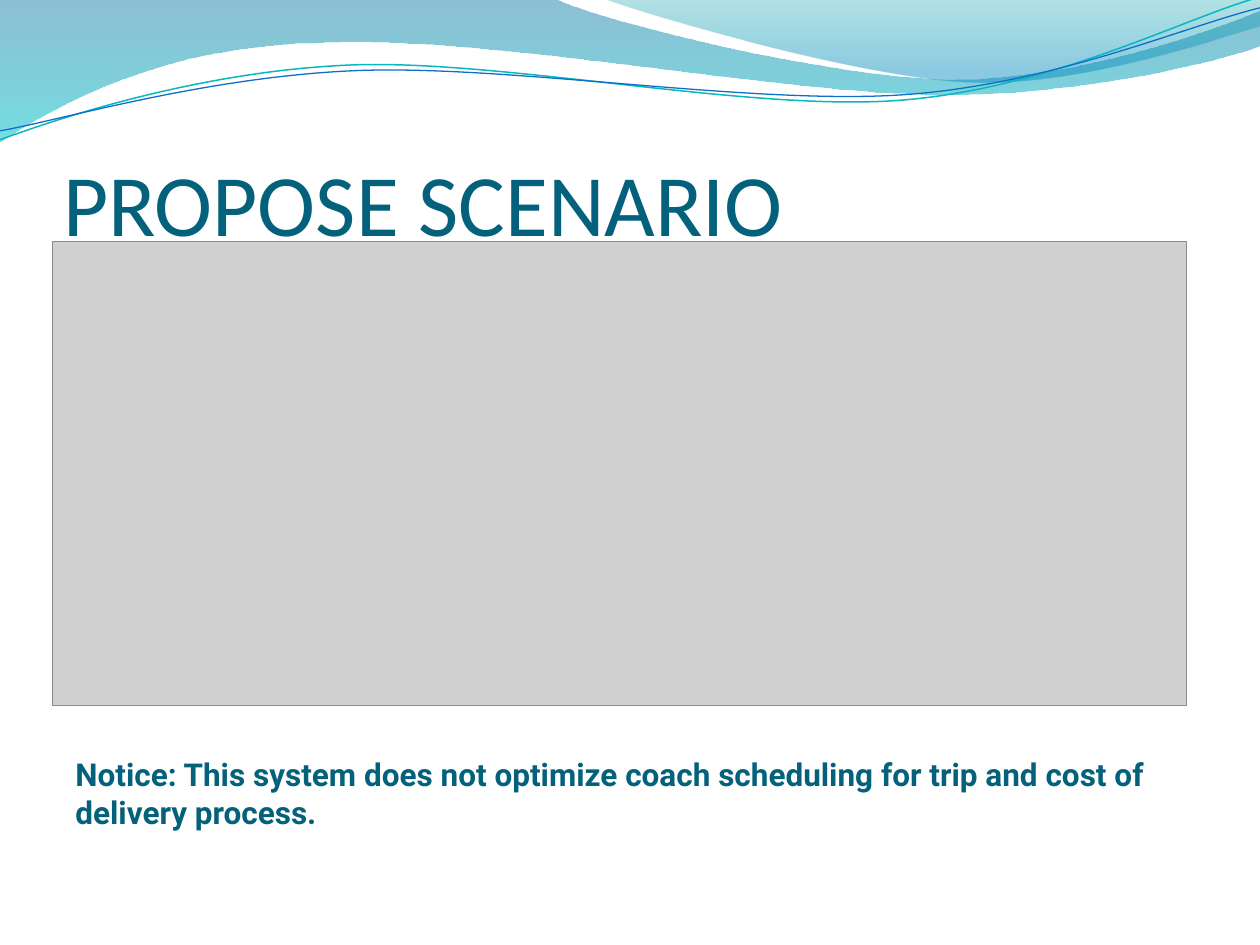
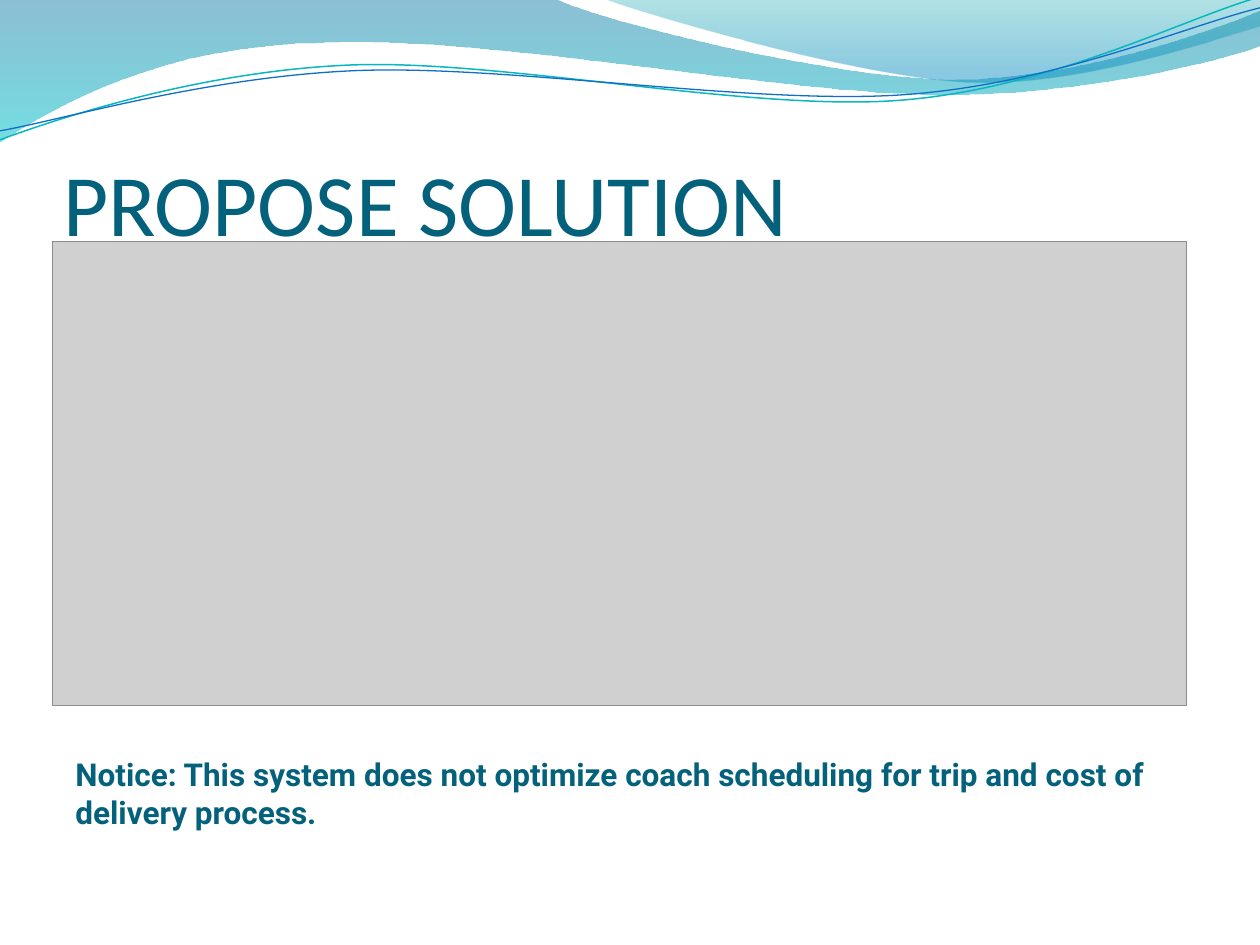
Before and after one commit to longdao2904/capstone-project-teamx, a slide deck: slide 5 of wiki/document/THE i-DELIVER SYSTEM.pptx (slide 7 before the commit). Drawn at 1260x945 pixels with LibreOffice and Linux fonts; fonts in the diff are those of the drawing; grey boxes stand for pictures; background and template pictures are left out. Boxes give left, top, right and bottom in pixels: in the first picture for what was removed or moved away, otherwise in the second. Text is boxed around its words. In the diff, an @@ line names an element or a change of style, - is before the commit and + after.

```diff
--- a/wiki/document/THE i-DELIVER SYSTEM.pptx
+++ b/wiki/document/THE i-DELIVER SYSTEM.pptx
@@ title at [63,179,787,258]: text changed @@
-PROPOSE SCENARIO
+PROPOSE SOLUTION
```
Also in this commit, not shown: 6 other slides changed, 1 slide added, 3 slides removed.
